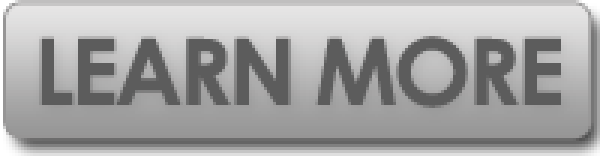
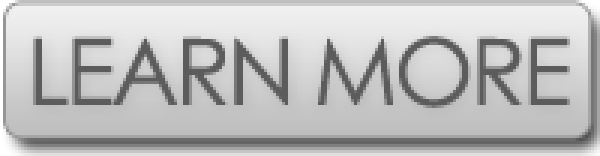
Comparing the layer stacks of the two 600px x 156px images. Changes:
painted on "LEARN MORE" over [33, 36, 570, 108]
